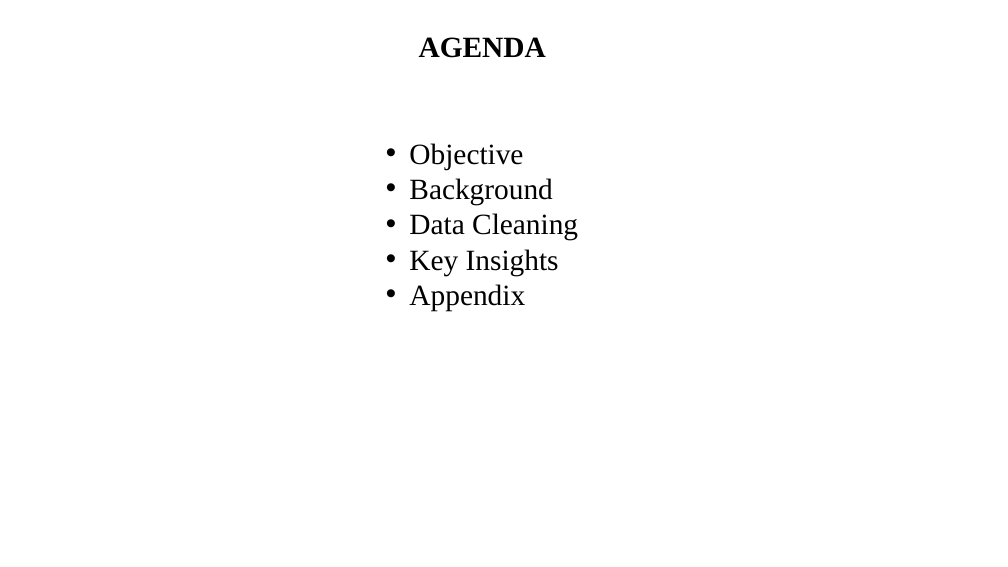
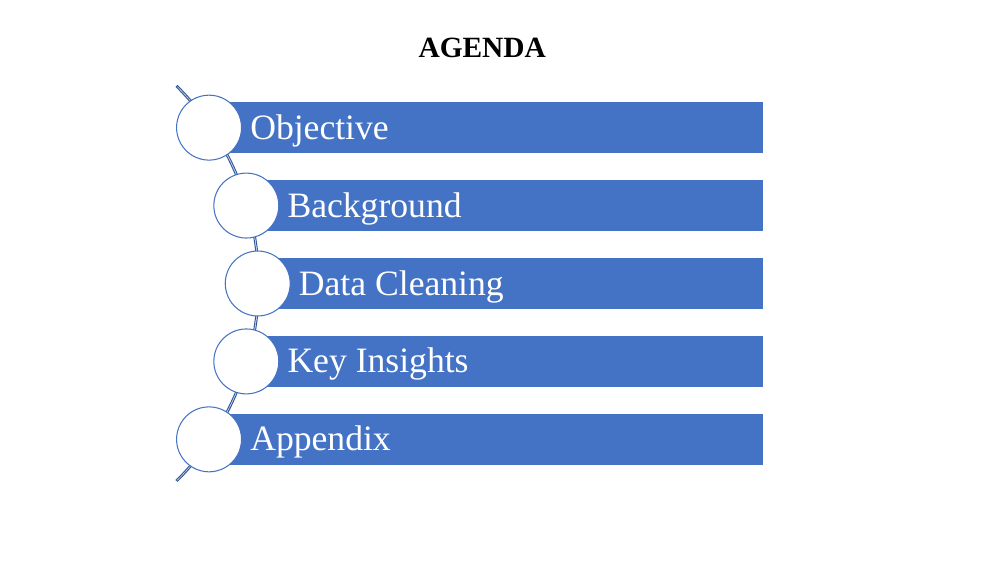
Before and after one commit to sagarbarge/Airbnb_NYC_Storytelling, a slide deck: slide 2 of Presentation_1_Analyst.pptx. Drawn at 1008x567 pixels with LibreOffice and Linux fonts; fonts in the diff are those of the drawing. Boxes give left, top, right and bottom in pixels: in the first picture for what was removed or moved away, otherwise in the second. Text is boxed around its words. In the diff, an @@ line names an element or a change of style, - is before the commit and + after.

```diff
--- a/Presentation_1_Analyst.pptx
+++ b/Presentation_1_Analyst.pptx
@@ text removed at (409, 143, 578, 311) @@
-• Objective
-• Background
-• Data Cleaning
-• Key Insights
-• Appendix
@@ group added at (0, 4, 764, 563): 5 rectangles, 5 texts, 5 ellipses, 1 arch (boxed as its full ring) @@
+Objective
+Background
+Data Cleaning
+Key Insights
+Appendix
```
Also in this commit, not shown: 2 other slides changed, 7 slides added, 2 slides removed, 20 other files.
